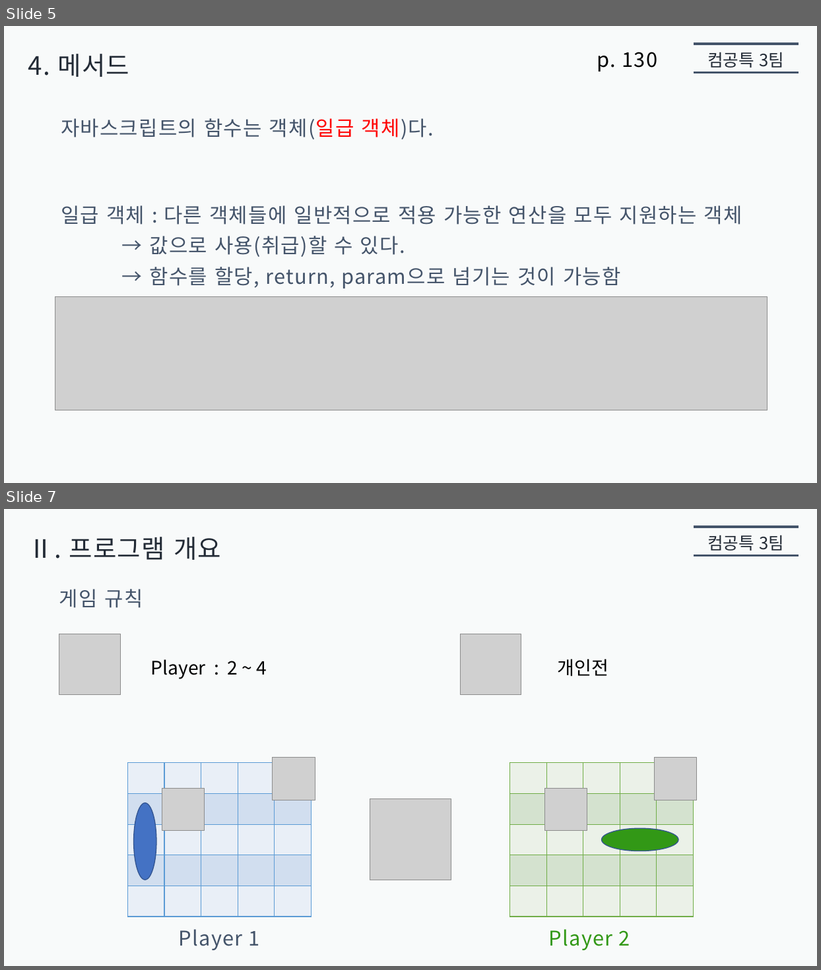
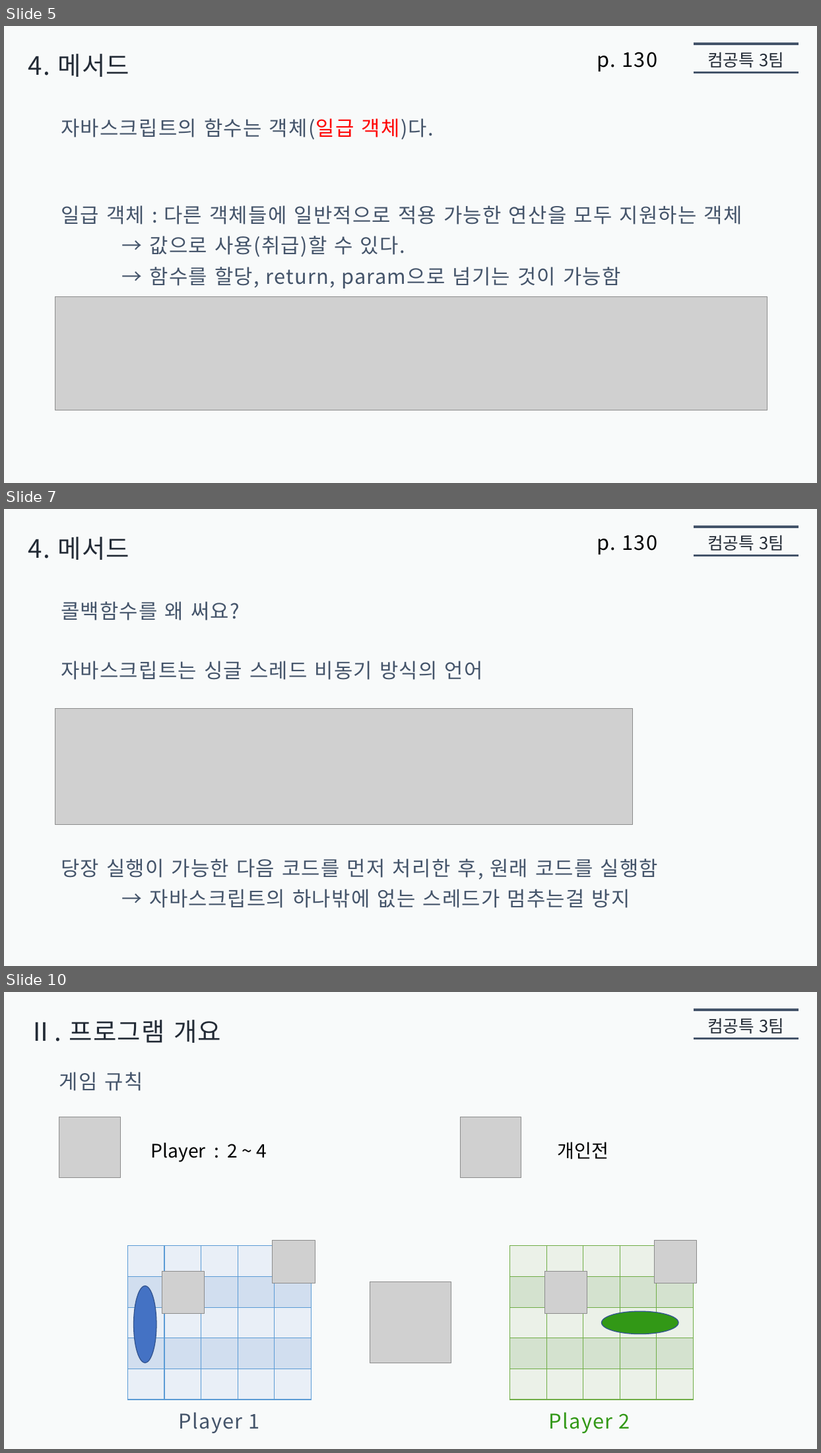
Before and after one commit to jaehoo1/Modern-JavaScript-Deep-Dive, a slide deck: 05. 객체 리터럴/presentation5/jaehoo1/객체_리터럴.pptx. Shown one above the other, each under a label of ours: slides 5 and 7 before the commit, slides 5, 7 and 10 after it; the slides between them are not shown. The pictures are 821x970 and 821x1453 pixels, drawn with LibreOffice and Linux fonts; fonts in the diff are those of the drawing; grey boxes stand for pictures. Boxes give left, top, right and bottom in pixels: in the first picture for what was removed or moved away, otherwise in the second. Text is boxed around its words. In the diff, an @@ line names an element or a change of style, - is before the commit and + after.

Commit message:
메서드

```diff
--- a/05. 객체 리터럴/presentation5/jaehoo1/객체_리터럴.pptx
+++ b/05. 객체 리터럴/presentation5/jaehoo1/객체_리터럴.pptx
@@ slide 7 added at (4, 509, 817, 966), background #F8FAFA @@
@@ line added from (694, 527) to (799, 527), #44546A 2.75 pt @@
@@ text added at (28, 537, 130, 560), 30 pt, text #222A35 @@
+4. 메서드
@@ text added at (597, 535, 658, 555), 24 pt, text #000000 @@
+p. 130
@@ text added at (708, 535, 784, 551), 20 pt, text #222A35 @@
+컴공특 3팀
@@ line added from (694, 555) to (799, 555), #44546A 2.75 pt @@
@@ text added at (61, 601, 240, 621), 24 pt, text #44546A @@
+콜백함수를 왜 써요?
@@ text added at (61, 661, 483, 680), 24 pt, text #44546A @@
+자바스크립트는 싱글 스레드 비동기 방식의 언어
@@ picture added at (55, 708, 633, 825) @@
@@ text added at (61, 859, 659, 880), 24 pt, text #44546A @@
+당장 실행이 가능한 다음 코드를 먼저 처리한 후, 원래 코드를 실행함
@@ text added at (149, 889, 630, 908), 24 pt, text #44546A @@
+→ 자바스크립트의 하나밖에 없는 스레드가 멈추는걸 방지
@@ what was slide 7 is now slide 10 @@
```
Also in this commit, not shown: 1 slide changed, 2 other slides added, 1 other file.
